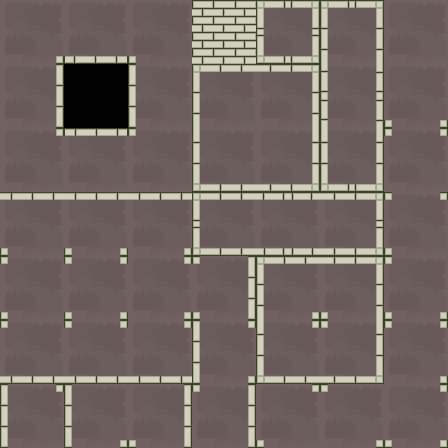
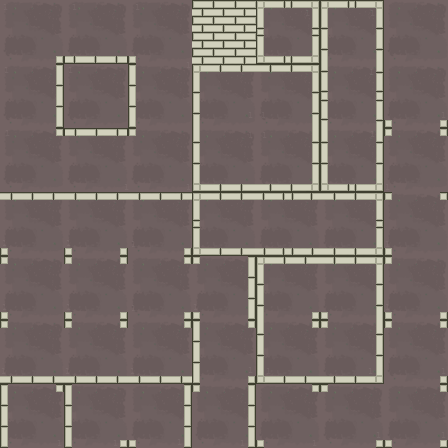
Before/after of a (448, 448) layered artwork. What changed in the layer stack:
hid "gap" over box(64, 64, 128, 128)
added layer "1" (5%) above "floor-4" over box(1, 4, 446, 446)
showed "floor-1" over box(1, 4, 446, 446)
